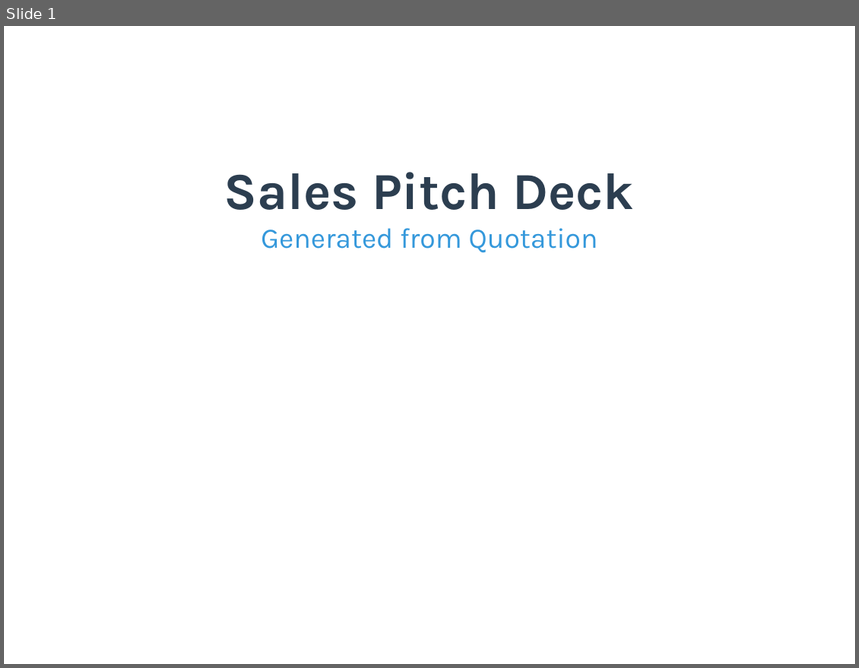
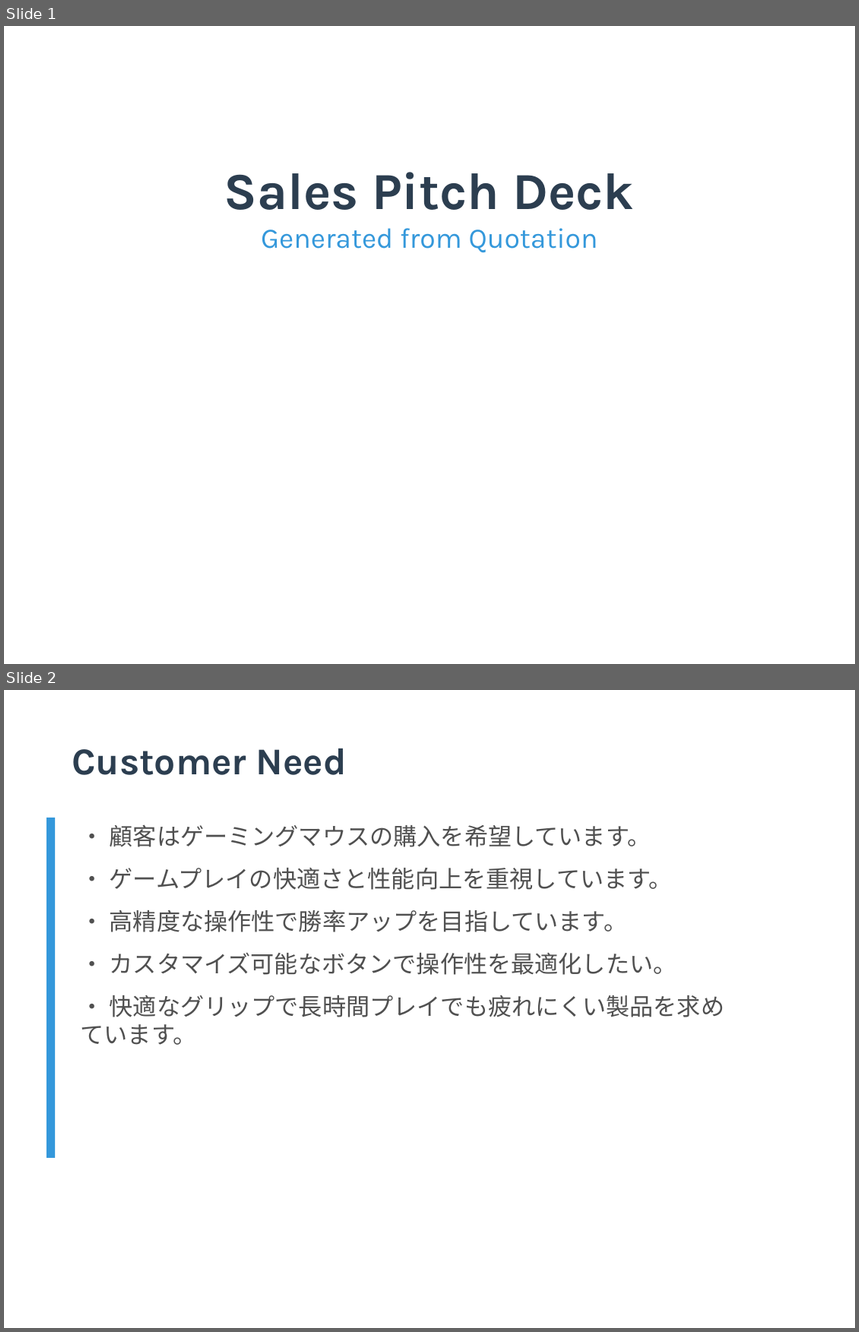
Before and after one commit to TejasGupta-27/b2b-sales-backend, a slide deck: Data/pitch_decks/pitch_deck_001.pptx. Shown one above the other, each under a label of ours: slide 1 before the commit, slides 1 and 2 after it. The pictures are 859x668 and 859x1332 pixels, drawn with LibreOffice and Linux fonts; fonts in the diff are those of the drawing; background and template pictures are left out. Boxes give left, top, right and bottom in pixels: in the first picture for what was removed or moved away, otherwise in the second. Text is boxed around its words. In the diff, an @@ line names an element or a change of style, - is before the commit and + after.

```diff
--- a/Data/pitch_decks/pitch_deck_001.pptx
+++ b/Data/pitch_decks/pitch_deck_001.pptx
@@ slide 2 added at [4,690,855,1328], background #FFFFFF @@
@@ text added at [72,749,347,775], 32 pt, text #2C3E50, bold @@
+Customer Need
@@ rectangle added at [47,818,55,1158], fill #3498DB @@
@@ text added at [81,825,725,1045], 20 pt, text #505050 @@
+• 顧客はゲーミングマウスの購入を希望しています。
+• ゲームプレイの快適さと性能向上を重視しています。
+• 高精度な操作性で勝率アップを目指しています。
+• カスタマイズ可能なボタンで操作性を最適化したい。
+• 快適なグリップで長時間プレイでも疲れにくい製品を求めています。
```
Also in this commit, not shown: 1 slide changed, 7 other slides added, 8 slides removed, 31 other files.
